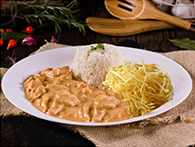
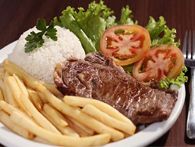
Layers edited between the first and the second 195px x 147px image:
added layer "Camada 4" above "Camada 3" over left=0, top=0, right=195, bottom=147
hid "Camada 1" over left=0, top=0, right=195, bottom=147
